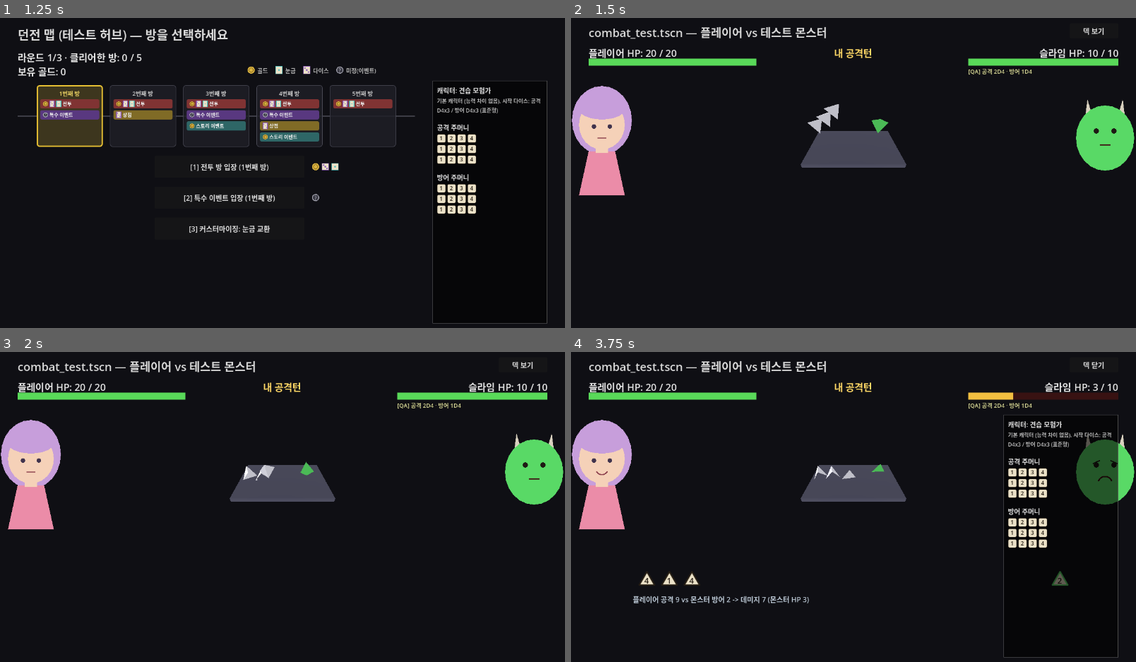
Above: before the commit, frames 1-4 (two rows, left to right).
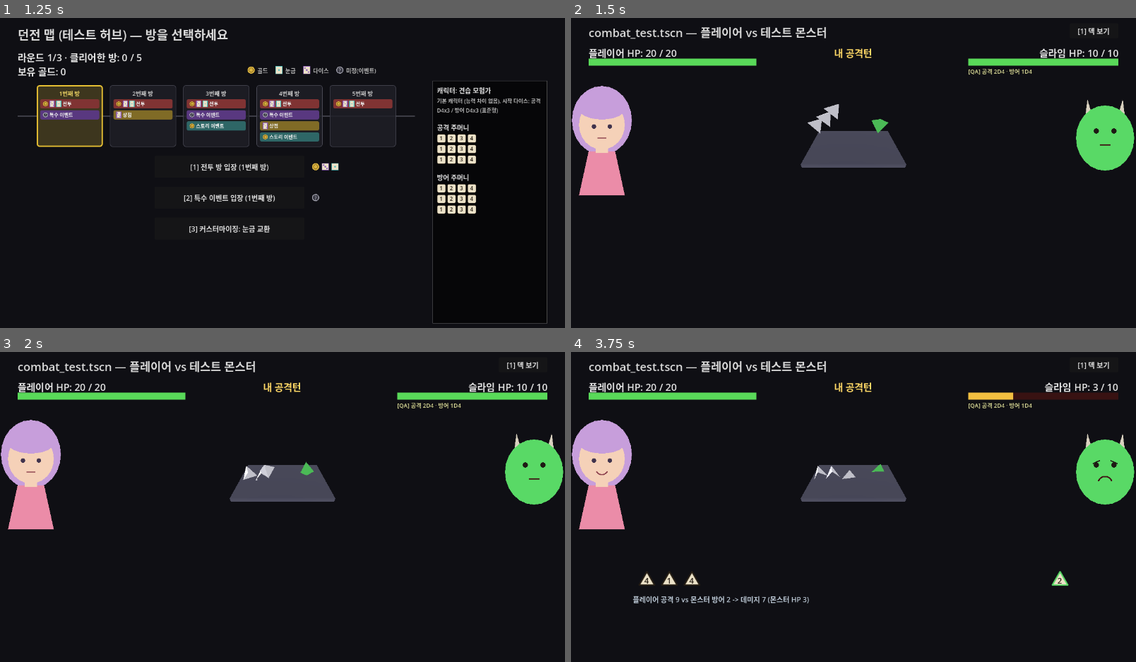
Above: after the commit, the same moments.

Repository: YGseok/ProjectD
Game: Godot game, scene res://code/scenes/character_select.tscn
The game is run twice, just before and just after one commit, with the same random seed, the same clock (stepped at 60 frames per second) and the same inputs.
Inputs (mouse positions are in pixels of both pictures, inside the frame that each line leads up to):
- Up to frame 1 (1.25 s): click "[6] 던전 시작" at 0.5 s
- Up to frame 2 (1.5 s): click "[1] 전투 방 입장 (1번째 방)" at 1.25 s
- Up to frame 3 (2 s): no input
- Up to frame 4 (3.75 s): click "덱 보기" (after the commit: "[1] 덱 보기") at 2 s; click "덱 닫기" (after the commit: "[1] 덱 닫기") at 2.75 s; tap Enter at 3.5 s; move the mouse to (977, 491) at 3.52 s; tap 1 at 3.6 s; click (977, 491) at 3.67 s

Frame 1 is identical in both runs. In frame 2, less than 0.1% of the frame differs, in the area x 89-96%, y 3-6%; in frame 3, less than 0.1%; in frame 4, 3.2%, in the area x 76-97%, y 3-99%.

Commit message:
feat: 전투 화면에 키보드 단축키 추가 (6/7화면)
던전맵/스토리이벤트/특수이벤트/캐릭터선택/상점에 이어 combat_test.gd에도
KeyboardShortcuts 패턴을 적용. 전투는 버튼 구성이 시간에 따라 계속 바뀌므로
(대기 중 "덱 보기"만 -> 승패 직후 "커스터마이징" 추가 -> 승리 시 보상 카드
+커스터마이징+건너뛰기 -> "다음") _rebuild_shortcuts()를 신설해 구성이 바뀌는
지점마다 재호출하도록 배선했다. (105)에서 발견한 "씬을 바꾸는 버튼에 단축키를
배정하면 크래시하는" 패턴을 알고 있었으므로 _unhandled_input()을 처음부터
안전한 순서(get_viewport()를 try_press() 이전에 획득)로 작성했고, 실제로
"다음" 버튼(전투 화면에서 유일하게 씬을 바꾸는 버튼)을 숫자 키로 눌러 크래시
없이 정상 전환됨을 QA로 확인했다.

Co-Authored-By: Claude Sonnet 5 <noreply@anthropic.com>

Diff:
--- a/code/scenes/combat_test.gd
+++ b/code/scenes/combat_test.gd
@@ -144,6 +144,16 @@
 var _log_lines: Array[String] = []
 var _reward_ui: Array[Node] = []
 var _reward_items: Array[Dictionary] = []
+
+## dungeon_map.gd/shop.gd 등과 같은 패턴(KeyboardShortcuts) — 지금 화면에 보이는
+## 선택지 버튼(승리 보상 카드/건너뛰기/커스터마이징 또는 "다음")에 숫자 1~9 키를
+## 순서대로 배정한다. 전투 중에는 자동 진행이라 누를 버튼이 "덱 보기" 토글뿐이지만,
+## 화면마다 버튼 구성이 계속 바뀌므로(대기 중 -> 보상 선택 -> 다음) _rebuild_shortcuts()가
+## 그때그때 호출되어 목록을 다시 만든다. 승리 보상 카드의 버튼은 카드 생성 시점에
+## _reward_action_buttons에 함께 담아둔다(카드 자체를 담는 _reward_ui와 별개 — 카드는
+## PanelContainer라 그 안의 실제 클릭 대상은 button_row의 자식 Button들이므로).
+var _reward_action_buttons: Array[Button] = []
+var _shortcut_buttons: Array[Button] = []
 
 ## 이번 교환에서 어떤 다이스가 어떤 값을 냈는지 보여주는 칩(ShapeDieChip). 매 교환마다
 ## 지우고 새로 그린다 (INBOX.md 2026-09-03: "전투 시 어떤 주사위에서 어떤 값이
@@ -341,7 +351,45 @@
 	customize_toggle_button.visible = false
 	customize_panel.closed.connect(_on_customize_panel_closed)
 	_update_labels()
+	_rebuild_shortcuts()
 	_run_battle()
+
+
+## dungeon_map.gd/shop.gd 등과 같은 패턴 — 지금 화면에 실제로 눌러야 할 버튼들을
+## 화면에 보이는 순서(승리 보상 카드/건너뛰기/커스터마이징 -> "다음" -> 커스터마이징
+## 토글 -> 덱 보기 토글)대로 모아 KeyboardShortcuts.apply_hints()로 "[n] " 접두어를
+## 다시 붙인다. 버튼 구성이 바뀌는 지점(전투 시작/승패 판정 직후/보상 선택-건너뛰기/
+## 덱 보기 토글)마다 호출해야 한다 — 안 그러면 예전 구성 그대로 눌리거나(이미 지워진
+## 보상 버튼이 배열에 남아 있음) 덱 보기 버튼의 "[n] " 접두어가 텍스트 갱신으로 지워진
+## 채로 남는다.
+func _rebuild_shortcuts() -> void:
+	var buttons: Array[Button] = []
+	buttons.append_array(_reward_action_buttons)
+	if next_button.visible:
+		buttons.append(next_button)
+	if customize_toggle_button.visible:
+		buttons.append(customize_toggle_button)
+	buttons.append(deck_toggle_button)
+	_shortcut_buttons = buttons
+	KeyboardShortcuts.apply_hints(_shortcut_buttons)
+
+
+## 숫자 키(1~9)로 지금 보이는 전투 화면 버튼을 순서대로 누른다. dungeon_map.gd/shop.gd와
+## 같은 이유로 커스터마이징 패널이 열려있을 때는 뒤에 가려진 버튼이 함께 눌리지 않도록
+## 무시하고, get_viewport()는 try_press() 이후가 아니라 이전에 미리 받아둔다 — "다음"
+## 버튼처럼 눌렸을 때 change_scene_to_file()로 씬을 바꾸는 버튼이면 이 노드가 try_press()
+## 도중 트리에서 빠져나가 그 뒤의 get_viewport()가 null을 반환해 set_input_as_handled()
+## 호출이 크래시하기 때문(2026-09-15 (105)에서 shop.gd 등 5개 화면에서 실제로 겪은
+## 버그와 동일 패턴 — 처음부터 안전한 순서로 작성).
+func _unhandled_input(event: InputEvent) -> void:
+	if customize_panel.visible:
+		return
+	var idx := KeyboardShortcuts.digit_index(event)
+	if idx < 0:
+		return
+	var viewport := get_viewport()
+	if KeyboardShortcuts.try_press(_shortcut_buttons, idx) and viewport != null:
+		viewport.set_input_as_handled()
 
 
 ## INBOX.md 피드백(2026-09-03) "내 공격 덱과 방어 덱이 ... 항상 떠있으면 좋겠다
@@ -352,6 +400,7 @@
 func _on_deck_toggle_pressed() -> void:
 	deck_panel.visible = not deck_panel.visible
 	deck_toggle_button.text = "덱 닫기" if deck_panel.visible else "덱 보기"
+	_rebuild_shortcuts()
 
 
 ## INBOX.md 피드백(2026-09-03) "커스터마이징은 전투 중에는 불가능해야 한다" — 이전
@@ -538,6 +587,7 @@
 		else:
 			next_button.text = "처음부터 다시"
 			next_button.show()
+			_rebuild_shortcuts()
 
 
 ## 씬에 있는 모든 다이스가 정지했다고 판단될 때까지 기다린다.
@@ -786,6 +836,7 @@
 			upgrade_btn.custom_minimum_size = Vector2(0, 38)
 			upgrade_btn.pressed.connect(_on_reward_upgrade_chosen.bind(item))
 			button_row.add_child(upgrade_btn)
+			_reward_action_buttons.append(upgrade_btn)
 			continue
 
 		var atk_preview := ItemCardStyle.build_effect_preview(item, RunState.player_attack_bag)
@@ -798,6 +849,7 @@
 		atk_btn.custom_minimum_size = Vector2(0, 38)
 		atk_btn.pressed.connect(_on_reward_chosen.bind(item, "attack"))
 		button_row.add_child(atk_btn)
+		_reward_action_buttons.append(atk_btn)
 
 		var def_preview := ItemCardStyle.build_effect_preview(item, RunState.player_defense_bag)
 		if def_preview:
@@ -809,6 +861,7 @@
 		def_btn.custom_minimum_size = Vector2(0, 38)
 		def_btn.pressed.connect(_on_reward_chosen.bind(item, "defense"))
 		button_row.add_child(def_btn)
+		_reward_action_buttons.append(def_btn)
 
 	var custom_btn := Button.new()
 	custom_btn.text = "커스터마이징: 눈금 교환"
@@ -817,6 +870,7 @@
 	custom_btn.pressed.connect(_open_customize_from_reward)
 	add_child(custom_btn)
 	_reward_ui.append(custom_btn)
+	_reward_action_buttons.append(custom_btn)
 
 	var skip_btn := Button.new()
 	skip_btn.text = "건너뛰기"
@@ -825,6 +879,9 @@
 	skip_btn.pressed.connect(_on_reward_skipped)
 	add_child(skip_btn)
 	_reward_ui.append(skip_btn)
+	_reward_action_buttons.append(skip_btn)
+
+	_rebuild_shortcuts()
 
 
 ## 공통 배경+제목 프레임을 그린다 (보상 화면의 3단계 — 아이템 선택 / 다이스 선택 /
@@ -852,6 +909,7 @@
 	for node in _reward_ui:
 		node.queue_free()
 	_reward_ui.clear()
+	_reward_action_buttons.clear()
 
 
 ## shop.gd/event.gd(이터레이션 45)와 같은 이유의 이중 실행 가드. _clear_reward_ui()가
@@ -895,6 +953,7 @@
 	_append_log("아이템 획득: %s (%s 주머니)" % [item["name"], "공격" if target == "attack" else "방어"])
 	_clear_reward_ui()
 	next_button.show()
+	_rebuild_shortcuts()
 
 
 func _on_reward_upgrade_chosen(item: Dictionary) -> void:
@@ -903,6 +962,7 @@
 	_append_log("아이템 획득: %s (인벤토리)" % item["name"])
 	_clear_reward_ui()
 	next_button.show()
+	_rebuild_shortcuts()
 
 
 func _on_reward_skipped() -> void:
@@ -910,6 +970,7 @@
 		return
 	_clear_reward_ui()
 	next_button.show()
+	_rebuild_shortcuts()
 
 
 ## 승리 보상 화면에서 "커스터마이징" 버튼을 누르면 다른 화면들과 동일한 공용
@@ -918,6 +979,7 @@
 ## _on_customize_panel_closed()가 next_button을 다시 보여줘 보상 흐름을 마무리한다.
 func _open_customize_from_reward() -> void:
 	_clear_reward_ui()
+	_rebuild_shortcuts()
 	customize_panel.open()
 
 
@@ -927,6 +989,44 @@
 func _on_customize_panel_closed() -> void:
 	if battle_over and player_won:
 		next_button.show()
+		_rebuild_shortcuts()
+
+
+## QA 전용 — 실제 InputEventKey를 만들어 _unhandled_input()에 직접 넣는 방식으로,
+## shop.gd/dungeon_map.gd 등에서 쓴 것과 같은 검증(키 입력 -> 버튼 클릭과 동일한 결과)을
+## combat_test에도 적용한다. "다음" 버튼은 눌리면 change_scene_to_file()로 dungeon_map
+## 씬으로 전환하는 버튼이라(2026-09-15 (105)에서 발견한 크래시 패턴과 동일 계열),
+## 패배 상태를 강제로 만들어 이 버튼이 숫자 키로도 크래시 없이 실제 씬 전환까지
+## 이어지는지 확인하는 용도.
+func _debug_press_shortcut_next() -> void:
+	battle_over = true
+	player_won = false
+	next_button.text = "처음부터 다시"
+	next_button.show()
+	_rebuild_shortcuts()
+	var idx := _shortcut_buttons.find(next_button)
+	var key := InputEventKey.new()
+	key.pressed = true
+	key.keycode = KEY_1 + idx
+	_unhandled_input(key)
+
+
+## QA 전용 — 승리 보상 화면(카드 버튼들)에서 숫자 키로 "건너뛰기" 버튼을 실제로 누르면
+## 카드가 정리되고 next_button이 다시 나타나는지 확인한다(건너뛰기 자체는 씬을 바꾸지
+## 않아 크래시 우려는 없지만, 동적으로 구성이 바뀌는 _reward_action_buttons 기반 단축키
+## 배정이 실제로 올바른 인덱스를 가리키는지 검증하는 용도).
+func _debug_press_shortcut_skip() -> void:
+	battle_over = true
+	player_won = true
+	_show_reward_ui()
+	# "건너뛰기" 버튼은 항상 _reward_action_buttons의 마지막 자리(카드 버튼들 -> 커스터마이징
+	# -> 건너뛰기 순)이고, _shortcut_buttons도 _reward_action_buttons를 그대로 앞에 이어붙이므로
+	# 같은 인덱스를 그대로 쓸 수 있다.
+	var idx := _reward_action_buttons.size() - 1
+	var key := InputEventKey.new()
+	key.pressed = true
+	key.keycode = KEY_1 + idx
+	_unhandled_input(key)
 
 
 ## qa/visual_qa.gd의 GAME_QA_CALL로 호출하기 위한 QA 전용 훅 (dungeon_map.gd의
@@ -981,6 +1081,7 @@
 	_show_reward_ui()
 	deck_panel.visible = true
 	deck_toggle_button.text = "덱 닫기"
+	_rebuild_shortcuts()
 
 
 ## QA 전용 — 이 세션 환경에서 스크린샷 캡처 폭이 1280px 대신 1028px로 잘리는 현상
Not shown, changed: docs/STATUS.md
Not shown, changed: docs/STATUS_ARCHIVE.md
Not shown, changed: docs/feedback/INBOX.md
